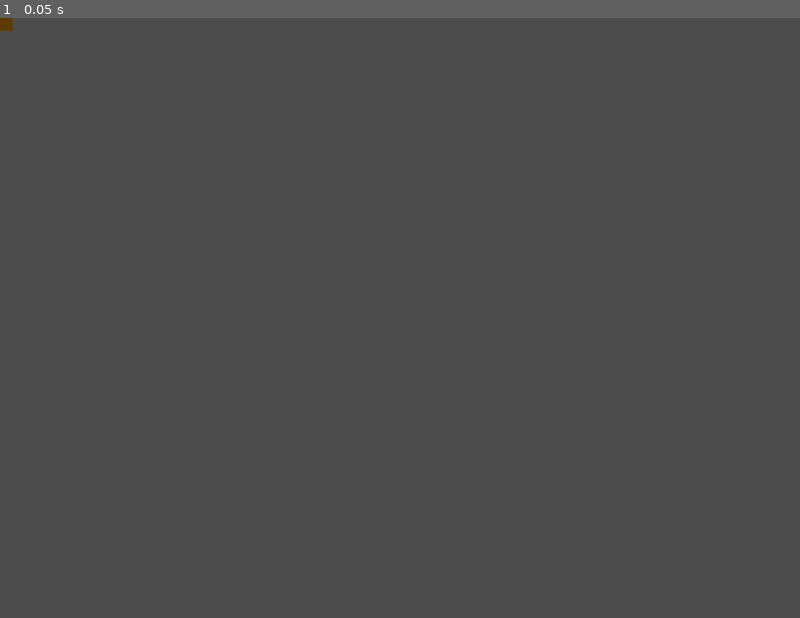
Above: before the commit, frame 1.
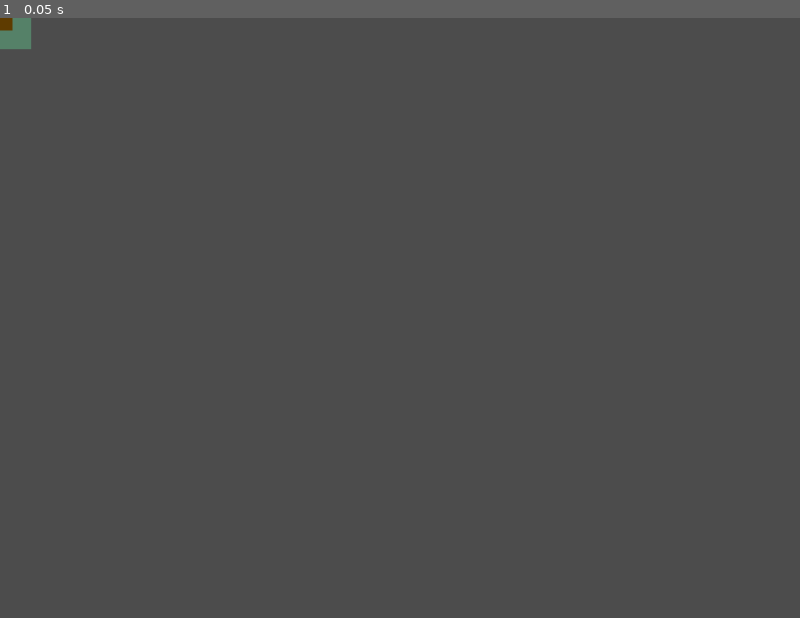
Above: after the commit, the same moment.

Repository: Intey/guerilla
Game: Godot game, scene res://Campfire.tscn
Same seed, same stepped clock (60 frames per second), same inputs: the game is played once before the commit and once after it. This scene is started directly instead of the project's main scene.
Inputs:
- Up to frame 1 (0.05 s): no input

The runs differ from the first frame. In frame 1, 0.2% of the frame differs, in the area x 0-4%, y 0-6%.

Commit message:
[up]: update craft view when enter in campfire area

Diff:
--- a/Campfire.gd
+++ b/Campfire.gd
@@ -16,8 +16,10 @@
 
 
 func _on_CraftArea_body_entered(body):
-    body.Blackboard.check('campfire')
+    if body is Player:
+        body.enter_campfire_zone()
 
 
 func _on_CraftArea_body_exited(body):
-    body.Blackboard.erase('campfire')
+    if body is Player:
+        body.exit_campfire_zone()
--- a/Campfire.tscn
+++ b/Campfire.tscn
@@ -28,7 +28,7 @@
 color_ramp = SubResource( 2 )
 
 [sub_resource type="CircleShape2D" id=4]
-radius = 60.0
+radius = 40.0
 
 [sub_resource type="CircleShape2D" id=5]
 radius = 160.0
@@ -39,6 +39,17 @@
 [node name="Campfire" type="Node2D"]
 script = ExtResource( 1 )
 camp_distance = 600.0
+
+[node name="CraftAreaView" type="ColorRect" parent="."]
+anchor_left = 0.5
+anchor_top = 0.5
+anchor_right = 0.5
+anchor_bottom = 0.5
+margin_left = -40.0
+margin_top = -40.0
+margin_right = 40.0
+margin_bottom = 40.0
+color = Color( 0.396078, 0.862745, 0.6, 0.368627 )
 
 [node name="ColorRect" type="ColorRect" parent="."]
 anchor_left = 0.5
--- a/CraftHUD.gd
+++ b/CraftHUD.gd
@@ -1,36 +1,44 @@
 extends Panel
 
 var ReciepeItem = preload('res://ReciepeItem.tscn')
-var CraftStation = preload('res://CraftStation.gd')
+var crafts = preload('res://crafts.gd')
 
 signal craft(reciepe_name)
 
 var selected_reciepe: ReciepeItem = null
 var reciepes = []
+var player: Player
 
+func init(player: Player):
+    self.player = player
+    self.reciepes = crafts.get_crafts()
+    self.render_ingridients(self.player.inventory)
+    self.init_reciepes()
 
-func init(inventory, reciepes):
-    self.reciepes = reciepes
-    self.render_ingridients(inventory)
+func init_reciepes():
     for reciepe_name in self.reciepes:
         var reciepeItem = ReciepeItem.instance()
         reciepeItem.set_item_name(reciepe_name)
         var rec_icon = load(self.reciepes[reciepe_name].icon)
         if rec_icon:
             reciepeItem.set_item_img(rec_icon)
-        var buildable = CraftStation.can_build(self.reciepes[reciepe_name], inventory)
+        var buildable = self.player.CraftStation.can_build(self.reciepes[reciepe_name])
         reciepeItem.set_disabled(not buildable)
         $Reciepes.add_child(reciepeItem)
         reciepeItem.connect('selected', self, '_on_reciepe_selected')
 
+func _process(delta):
+    self.reciepes = crafts.get_crafts()
+    self.update_reciepes_view()
 
-func update_state(new_inventory):
+# slot for signals: updates reciepes, ingridients
+func update_reciepes_view():
     $Items/ItemList.clear()
     $Items/Counts.clear()
-    render_ingridients(new_inventory)
+    render_ingridients(self.player.inventory)
 
     for ch in $Reciepes.get_children():
-        var buildable = CraftStation.can_build(self.reciepes[ch.get_item_name()], new_inventory)
+        var buildable = self.player.CraftStation.can_build(self.reciepes[ch.get_item_name()])
         ch.set_disabled(not buildable)
 
 
--- a/CraftStation.gd
+++ b/CraftStation.gd
@@ -1,6 +1,16 @@
-static func can_build(reciepe, inventory):
+
+var player
+
+func _init(player):
+    self.player = player
+
+func can_build(reciepe):
+    var required_place = reciepe.get('place')
+    if required_place and player.Blackboard != null and player.Blackboard.get(required_place) == null:
+        return false
+
     for res_name in reciepe.ingridients:
         var count = reciepe.ingridients[res_name]
-        if inventory.get(res_name, 0) < count:
+        if player.inventory.get(res_name, 0) < count:
             return false
     return true
--- a/Player.gd
+++ b/Player.gd
@@ -8,7 +8,7 @@
 export var collection_speed = 1
 
 export var shoot_range := 20
-var CraftStation = preload('res://CraftStation.gd')
+var CS = preload('res://CraftStation.gd')
 var BuildPlan = preload('res://BuildPlan.tscn')
 var crafts = preload('res://crafts.gd')
 var Blackboard = preload("res://Utility/Blackboard.gd").new()
@@ -24,14 +24,16 @@
 var inventory = {
     'sticks': 10,
     'logs': 3,
+    'meat': 6
    }
 #var craftHud = null
 var collectable_area = null
 var build_plan = null
-
+var CraftStation = null
 var godmode = false
 
 func _ready():
+    self.CraftStation = CS.new(self)
     var settings_file = File.new()
     settings_file.open(settings_filepath, File.READ)
     var line = settings_file.get_line()
@@ -40,8 +42,6 @@
 
     # TODO: Hide mouse when aiming, and enable on gui opened
     # Input.set_mouse_mode(Input.MOUSE_MODE_HIDDEN)
-
-
 
     unit = Unit.new(1000, funcref(self, "queue_free"))
     weapon_clip.upload(10)
@@ -62,7 +62,7 @@
     if Input.is_action_just_released('ui_interact'):
         $CollectTimer.stop()
     if Input.is_action_just_pressed('ui_select'):
-        print("is crafting", Blackboard.get('crafting'))
+        print("is crafting: ", Blackboard.get('crafting'))
         if Blackboard.get('crafting'):
             if build_plan and not build_plan['node'].collided:
                 build_structure()
@@ -93,8 +93,15 @@
     collectable_area = null
     $CollectTimer.stop()
 
+func enter_campfire_zone():
+    self.Blackboard.check('campfire')
+
+func exit_campfire_zone():
+    self.Blackboard.erase('campfire')
+
 
 func craft(name):
+    # CraftStation.craft(name)
     var reciepes = crafts.get_crafts()
     var reciepe = reciepes.get(name)
     if reciepe == null:
@@ -102,7 +109,7 @@
         return
     # check reciepe buildable
     print_debug("craft reciepe ", reciepe)
-    if CraftStation.can_build(reciepe, self.inventory):
+    if self.CraftStation.can_build(reciepe):
         if reciepe.type == crafts.Types.ITEM:
             subtract_from_inventory(reciepe)
             add_to_inventory(name, reciepe.count)
@@ -140,7 +147,7 @@
     subtract_from_inventory(reciepe)
     var position = build_plan['node'].position
     emit_signal('build', reciepe, position)
-    if not CraftStation.can_build(reciepe, self.inventory):
+    if not self.CraftStation.can_build(reciepe):
         self.hide_build_mode()
     # TODO: add to camp
 
--- a/World.gd
+++ b/World.gd
@@ -8,10 +8,12 @@
     connect_clip()
 
 func connect_craft():
-    $Player.connect('inventory_update', craftHud, "update_state")
+    craftHud.init($Player)
+    $Player.connect('inventory_update', craftHud, "update_reciepes_view")
     craftHud.connect('craft', $Player, 'craft')
-    craftHud.init($Player.inventory, $Player.crafts.get_crafts())
     $Player.connect('build', self, 'create_building')
+
+
 
 func connect_clip():
     var mv = $Player/WeaponClip.max_value
@@ -26,7 +28,7 @@
 func _process(delta):
     if Input.is_action_just_released('open_craft'):
         $Player.Blackboard.check('crafting')
-        craftHud.update_state($Player.inventory)
+        craftHud.update_reciepes_view()
         craftHud.show()
     if Input.is_action_just_pressed('ui_cancel'): # and craftHud != null:
         $Player.Blackboard.erase('crafting')
